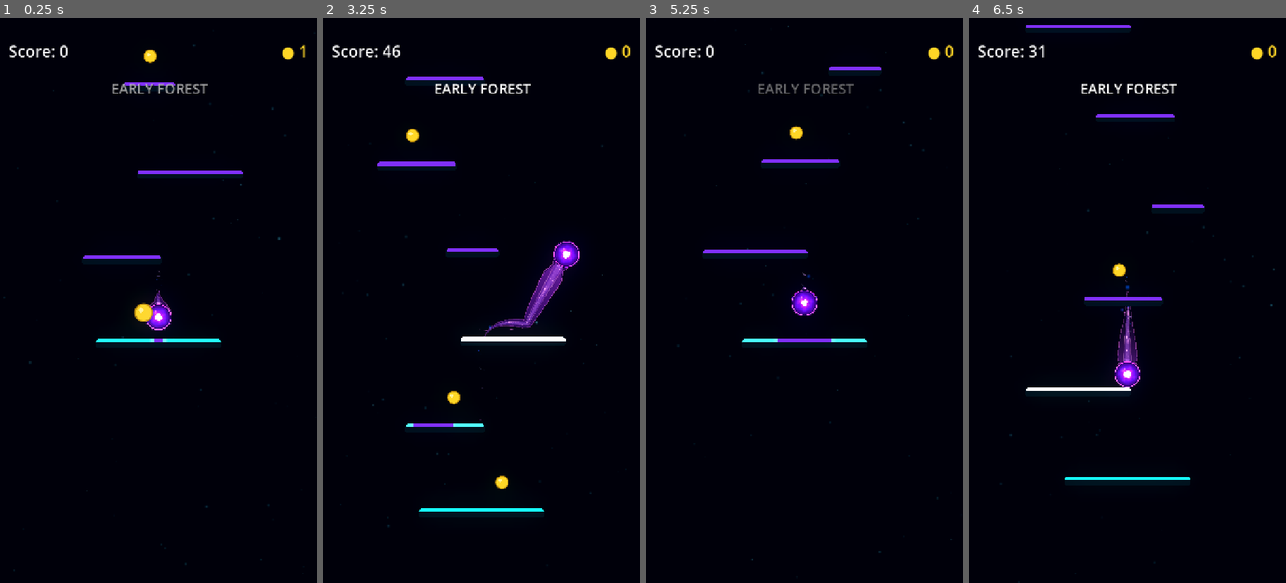
Above: before the commit, frames 1-4 (left to right).
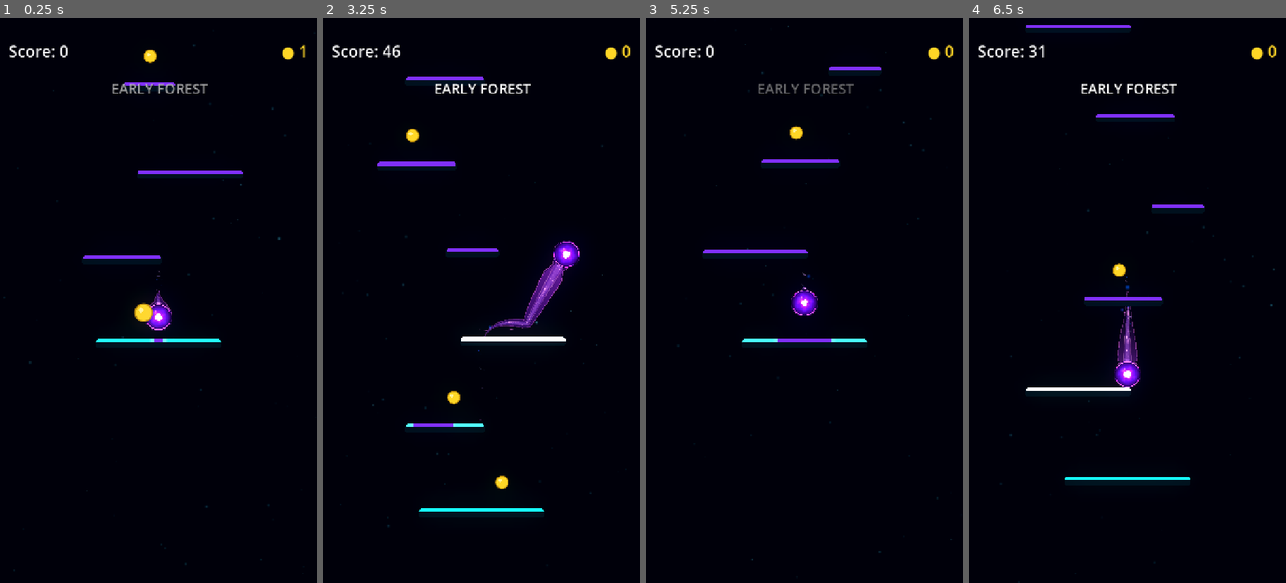
Above: after the commit, the same moments.

Repository: Kryodo/TowerJump
Game: Godot game, scene res://scenes/main.tscn
Two runs of this game, one before a commit and one after it. Both use one fixed random seed, a clock stepped at 60 frames per second and the inputs below.
Inputs (mouse positions are in pixels of both pictures, inside the frame that each line leads up to):
- Up to frame 1 (0.25 s): no input
- Up to frame 2 (3.25 s): move the mouse to (551, 272) at 0.52 s; hold Right (ui_right) 0.53-1.25 s; click (551, 272) at 0.67 s; drag from (418, 328) to (471, 193) at 1.27 s; click "Nochmal spielen" at 2 s; move the mouse to (513, 176) at 2.77 s; hold Right (ui_right) from 2.78 s (still down)
- Up to frame 3 (5.25 s): release Right (ui_right) at 3.5 s; drag from (788, 413) to (734, 215) at 3.52 s; move the mouse to (899, 385) at 4.27 s; hold Left (ui_left) 4.28-5 s; click "Nochmal spielen" at 5 s
- Up to frame 4 (6.5 s): drag from (1032, 215) to (1117, 204) at 5.77 s

The runs differ from the first frame. In frame 1, less than 0.1% of the frame differs, in the area x 46-54%, y 50-55%; in frame 2, less than 0.1%; in frame 3, less than 0.1%; in frame 4, less than 0.1%, in the area x 46-54%, y 60-65%.

Commit message:
Blend the orb rim into the shared contour at the trail shoulders

Diff:
--- a/scenes/ball.gdshader
+++ b/scenes/ball.gdshader
@@ -84,14 +84,15 @@
 		smoothstep(0.90, 0.93, d)
 		-
 		smoothstep(0.956, 0.982, d);
-	// The shared comet silhouette continues under the rear contour into the tail.
+	// The shared trail contour joins the orb at its two lateral shoulders.
+	// Fade the independent orb rim precisely at those joins so both read as
+	// one continuous boundary instead of two bright outlines sitting together.
 	vec2 radial_direction = p / max(d, 0.001);
-	vec2 tail_direction_normalized = trail_direction / max(length(trail_direction), 0.001);
-	float tail_alignment = dot(radial_direction, tail_direction_normalized);
-	float shared_join = smoothstep(0.42, 0.90, tail_alignment);
-	// Preserve more of the orb's rim where the shared comet contour takes over.
-	// The trail-facing rim remains slightly subdued, but no longer drops away.
-	float ring_visibility = mix(1.0, 0.56, shared_join);
+	vec2 trail_direction_normalized = trail_direction / max(length(trail_direction), 0.001);
+	float trail_alignment = dot(radial_direction, trail_direction_normalized);
+	float shoulder_alignment = 1.0 - abs(trail_alignment);
+	float shared_join = smoothstep(0.24, 0.72, shoulder_alignment);
+	float ring_visibility = 1.0 - shared_join;
 	color += ring_color * outer_ring * aura_breath * ring_visibility;
 
 	// The luminous centre gently pulses, but its edge is deliberately organic:
